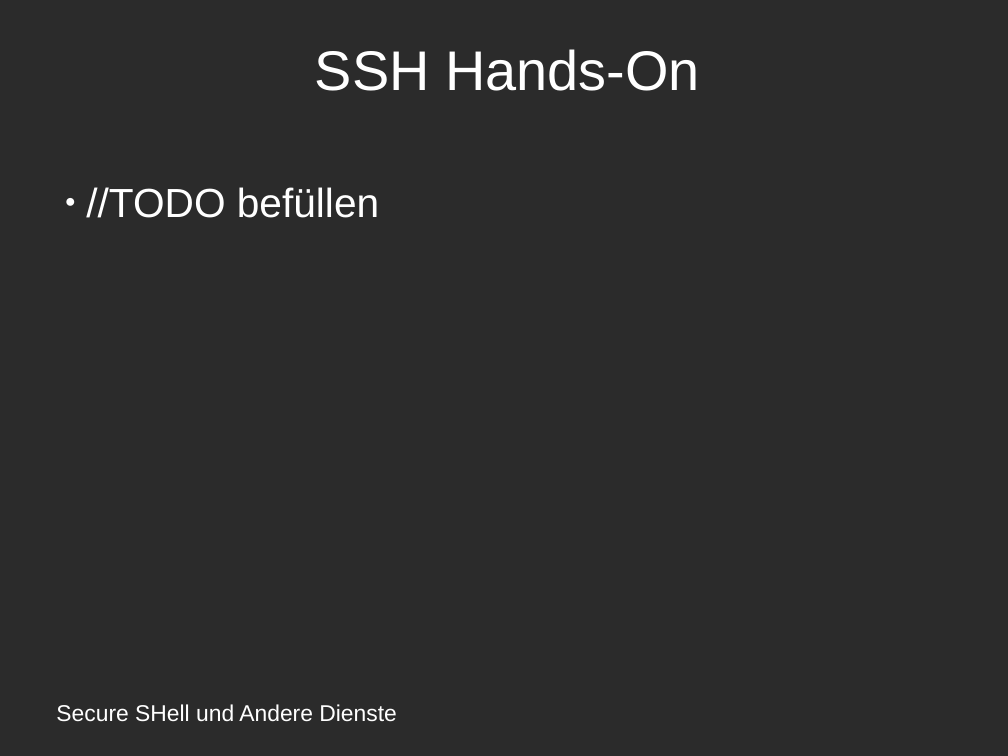
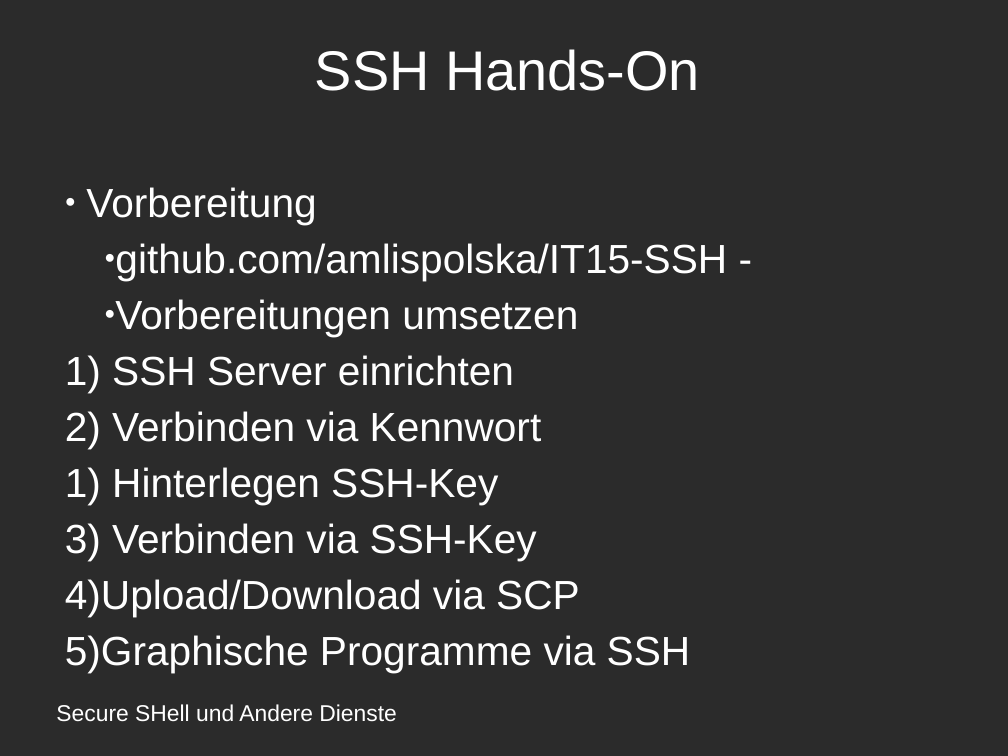
Before and after one commit to amlispolska/SSH-Projekt, a slide deck: slide 18 of ssh-presentation.odp. Drawn at 1008x756 pixels with LibreOffice and Linux fonts; fonts in the diff are those of the drawing; background and template pictures are left out; a plain dark background stands for a picture behind light text. Boxes give left, top, right and bottom in pixels: in the first picture for what was removed or moved away, otherwise in the second. Text is boxed around its words. In the diff, an @@ line names an element or a change of style, - is before the commit and + after.

Commit message:
SSH Hands-On Aufgaben in Präsentation
Wo die Leute fürs Handout gehen können steht auch in der Präsentation.

```diff
--- a/ssh-presentation.odp
+++ b/ssh-presentation.odp
@@ subtitle at (x1=65, y1=187, x2=727, y2=673): text changed @@
-● //TODO befüllen
+● Vorbereitung
+  ● github.com/amlispolska/IT15-SSH -
+  ● Vorbereitungen umsetzen
+1) SSH Server einrichten
+2) Verbinden via Kennwort
+    1) Hinterlegen SSH-Key
+3) Verbinden via SSH-Key
+4) Upload/Download via SCP
+5) Graphische Programme via SSH
```
